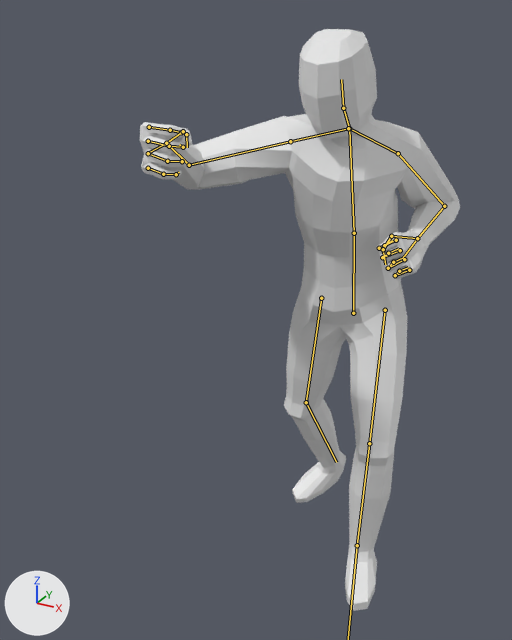
The glTF model assets/glb/humanoid/Humanoid.glb as it was, and as the next commit left it.
Rendered twice from a 50 mm camera at (0.74, -1.968, 1.767) aimed at (-0.172, -0.31, 0.938). Arrows for +X, +Y and +Z are at lower left; the lights stay in place. The older version comes first. Both versions are drawn at frame 10 of the action 'SwingAttack'; the numbers are the values there. The bones that change, and the others that lie on the model, are drawn over the model as lines.

The first picture shows 'Mang'.
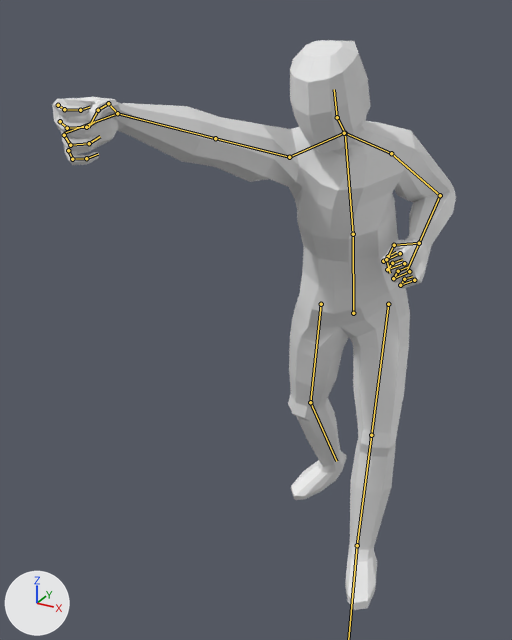
Changed parts and their boxes [x1, y1, x2, y2] in the pictures (512 x 640 px):
'Mang', posed (26% wider)
    before: [140, 29, 460, 611]
    after: [52, 40, 456, 610]
bone 'Body', root to tip
    before: (353, 313) to (354, 233)
    after: (353, 313) to (353, 234)
bone 'Thorax', root to tip
    before: (354, 233) to (349, 128)
    after: (353, 234) to (345, 133)
bone 'Neck', root to tip
    before: (349, 128) to (343, 108)
    after: (345, 133) to (337, 117)
bone 'Head', root to tip
    before: (343, 108) to (341, 79)
    after: (337, 117) to (334, 89)
bone 'Shoulder.L', root to tip
    before: (349, 128) to (398, 153)
    after: (345, 133) to (391, 153)
bone 'UpperArm.L', root to tip
    before: (398, 153) to (444, 206)
    after: (391, 153) to (440, 195)
bone 'Forearm.L', root to tip
    before: (444, 206) to (417, 238)
    after: (440, 195) to (419, 243)
bone 'Shoulder.R', root to tip
    before: (348, 128) to (290, 141)
    after: (344, 133) to (289, 157)
bone 'UpperArm.R', root to tip
    before: (290, 141) to (189, 165)
    after: (289, 157) to (215, 138)
bone 'Forearm.R', root to tip
    before: (189, 165) to (166, 143)
    after: (215, 138) to (117, 113)
bone 'Hand.R', root to tip
    before: (166, 143) to (150, 152)
    after: (117, 113) to (64, 133)
bone 'UpperLeg.L', root to tip
    before: (385, 310) to (369, 443)
    after: (388, 304) to (371, 435)
bone 'LowerLeg.L', root to tip
    before: (369, 443) to (357, 545)
    after: (371, 435) to (357, 545)
bone 'UpperLeg.R', root to tip
    before: (321, 298) to (306, 402)
    after: (321, 304) to (310, 402)
bone 'LowerLeg.R', root to tip
    before: (306, 402) to (336, 462)
    after: (310, 402) to (336, 461)

What changed in the scene script:
```text
Change bone_body:
    where bone_body = bpy.data.objects['Humanoid Armature'].pose.bones['Body']
    bone_body.rotation_quaternion: (0.998, 0.065, 0.0, 0.0) -> (0.997, 0.078, 0.0, 0.0)  # degrees (7, 0, 0) -> degrees (9, 0, 0)
Change bone_thorax:
    where bone_thorax = bpy.data.objects['Humanoid Armature'].pose.bones['Thorax']  # child of 'Body'
    bone_thorax.rotation_quaternion: (0.998, 0.066, 0.0, 0.0) -> (0.996, 0.09, 0.001, 0.0)  # degrees (8, 0, 0) -> degrees (10, 0, 0)
Change bone_neck:
    where bone_neck = bpy.data.objects['Humanoid Armature'].pose.bones['Neck']  # child of 'Thorax'
    bone_neck.rotation_quaternion: (0.994, 0.106, 0.0, 0.0) -> (0.988, 0.156, 0.0, 0.0)  # degrees (12, 0, 0) -> degrees (18, 0, 0)
Change bone_head:
    where bone_head = bpy.data.objects['Humanoid Armature'].pose.bones['Head']  # child of 'Neck'
    bone_head.rotation_quaternion: (0.996, -0.085, 0.0, 0.0) -> (0.992, -0.125, 0.0, 0.0)  # degrees (-10, 0, 0) -> degrees (-14, 0, 0)
Change bone_shoulder_l:
    where bone_shoulder_l = bpy.data.objects['Humanoid Armature'].pose.bones['Shoulder.L']  # child of 'Thorax'
    bone_shoulder_l.rotation_quaternion: (0.94, -0.285, -0.163, -0.096) -> (0.914, -0.342, -0.192, -0.105)  # degrees (-33, -21, -5) -> degrees (-40, -25, -4)
Change bone_upperarm_l:
    where bone_upperarm_l = bpy.data.objects['Humanoid Armature'].pose.bones['UpperArm.L']  # child of 'Shoulder.L'
    bone_upperarm_l.rotation_quaternion: (0.904, 0.002, 0.263, -0.336) -> (0.907, 0.03, 0.291, -0.302)  # degrees (-11, 28, -44) -> degrees (-8, 33, -39)
Change bone_forearm_l:
    where bone_forearm_l = bpy.data.objects['Humanoid Armature'].pose.bones['Forearm.L']  # child of 'UpperArm.L'
    bone_forearm_l.rotation_quaternion: (0.456, 0.89, 0.0, 0.0) -> (0.479, 0.878, 0.0, 0.0)  # degrees (126, 0, 0) -> degrees (123, 0, 0)
Change bone_shoulder_r:
    where bone_shoulder_r = bpy.data.objects['Humanoid Armature'].pose.bones['Shoulder.R']  # child of 'Thorax'
    bone_shoulder_r.rotation_quaternion: (0.927, 0.297, -0.12, -0.196) -> (0.909, 0.361, -0.14, -0.156)  # degrees (37, -6, -26) -> degrees (45, -8, -23)
Change bone_upperarm_r:
    where bone_upperarm_r = bpy.data.objects['Humanoid Armature'].pose.bones['UpperArm.R']  # child of 'Shoulder.R'
    bone_upperarm_r.rotation_quaternion: (0.916, -0.145, 0.321, 0.195) -> (0.874, 0.261, 0.395, -0.114)  # degrees (-11, 40, 20) -> degrees (34, 49, 1)
Change bone_forearm_r:
    where bone_forearm_r = bpy.data.objects['Humanoid Armature'].pose.bones['Forearm.R']  # child of 'UpperArm.R'
    bone_forearm_r.rotation_quaternion: (0.706, 0.709, 0.0, 0.0) -> (1.0, -0.027, 0.0, 0.0)  # degrees (90, 0, 0) -> degrees (-3, 0, 0)
Change bone_hand_r:
    where bone_hand_r = bpy.data.objects['Humanoid Armature'].pose.bones['Hand.R']  # child of 'Forearm.R'
    bone_hand_r.rotation_quaternion: (0.8, -0.124, 0.581, 0.088) -> (0.827, -0.174, 0.522, 0.12)  # degrees (-18, 72, -1) -> degrees (-22, 65, 2)
Change bone_upperleg_l:
    where bone_upperleg_l = bpy.data.objects['Humanoid Armature'].pose.bones['UpperLeg.L']
    bone_upperleg_l.location: (-0.005, 0.032, 0.0) -> (-0.055, 0.03, -0.007)
Change bone_lowerleg_l:
    where bone_lowerleg_l = bpy.data.objects['Humanoid Armature'].pose.bones['LowerLeg.L']  # child of 'UpperLeg.L'
    bone_lowerleg_l.rotation_quaternion: (0.982, 0.0, 0.0, 0.189) -> (0.991, 0.0, 0.0, 0.135)  # degrees (0, 0, 22) -> degrees (0, 0, 15)
Change bone_foot_l:
    where bone_foot_l = bpy.data.objects['Humanoid Armature'].pose.bones['Foot.L']  # child of 'LowerLeg.L'
    bone_foot_l.rotation_quaternion: (1.0, 0.006, 0.01, 0.002) -> (0.998, 0.011, 0.024, 0.049)  # degrees (1, 1, 0) -> degrees (1, 3, 6)
Change bone_upperleg_r:
    where bone_upperleg_r = bpy.data.objects['Humanoid Armature'].pose.bones['UpperLeg.R']
    bone_upperleg_r.location: (-0.003, 0.032, -0.001) -> (-0.05, 0.033, -0.02)
    bone_upperleg_r.rotation_quaternion: (-0.976, -0.071, -0.204, 0.031) -> (-0.966, -0.089, -0.226, 0.083)  # degrees (8, 24, -2) -> degrees (9, 27, -8)
Change bone_lowerleg_r:
    where bone_lowerleg_r = bpy.data.objects['Humanoid Armature'].pose.bones['LowerLeg.R']  # child of 'UpperLeg.R'
    bone_lowerleg_r.rotation_quaternion: (0.977, 0.0, 0.0, -0.215) -> (0.988, 0.0, 0.0, -0.156)  # degrees (0, 0, -25) -> degrees (0, 0, -18)
```
